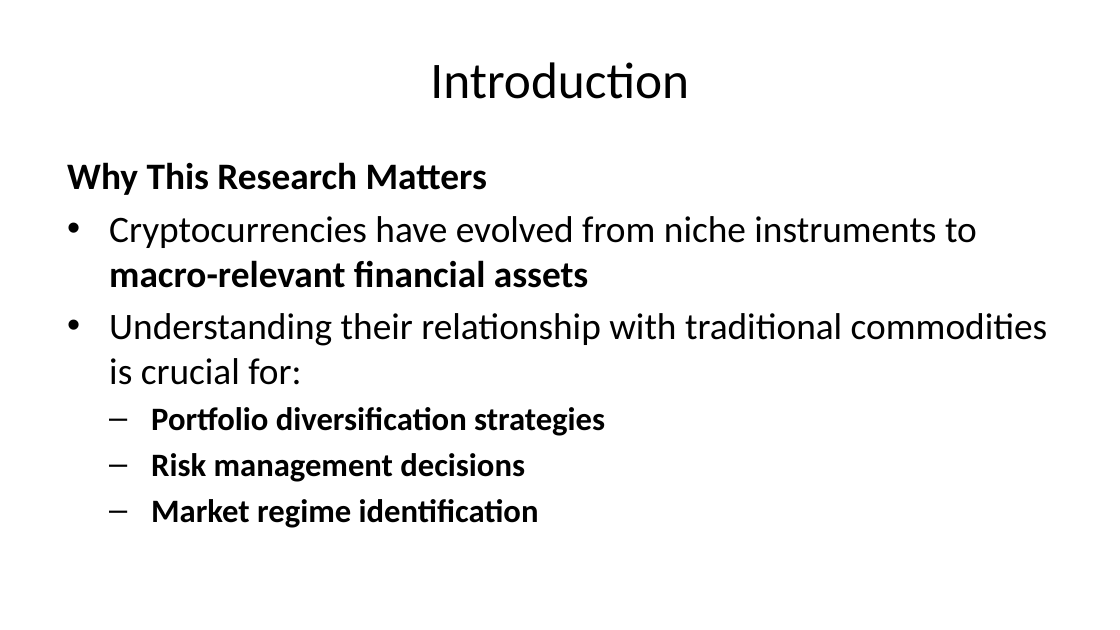
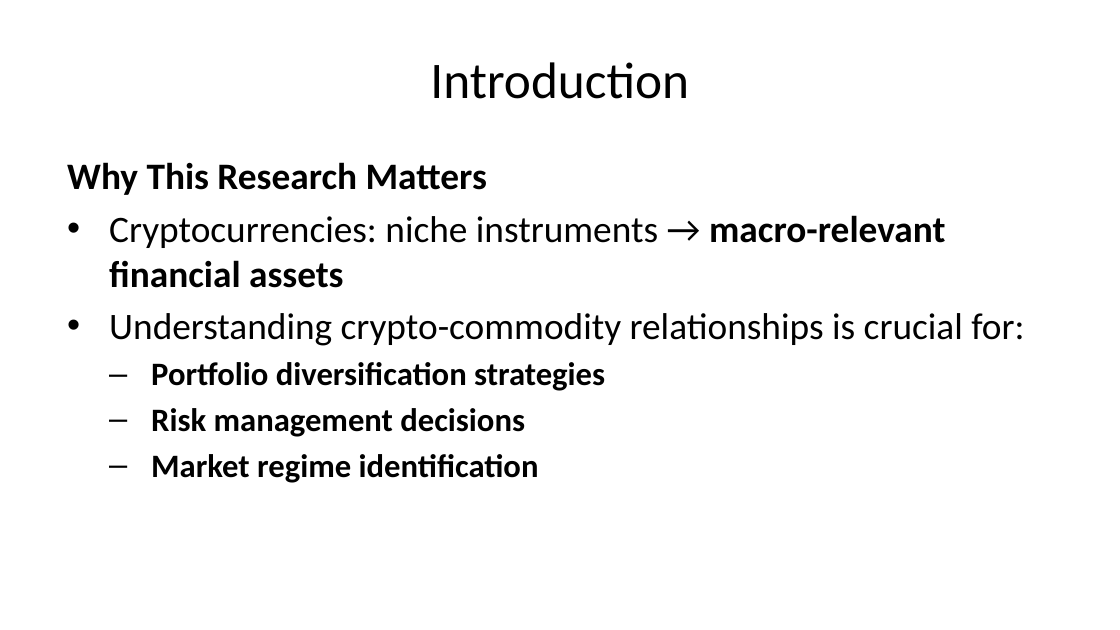
Before and after one commit to SakethKanchi/Cryptocurrency_Commodity_Correlation, a slide deck: slide 3 of presentation.pptx. Drawn at 1120x630 pixels with LibreOffice and Linux fonts; fonts in the diff are those of the drawing. Boxes give left, top, right and bottom in pixels: in the first picture for what was removed or moved away, otherwise in the second. Text is boxed around its words. In the diff, an @@ line names an element or a change of style, - is before the commit and + after.

```diff
--- a/presentation.pptx
+++ b/presentation.pptx
@@ text at <box>109,215,1024,346</box>: text changed @@
-• Cryptocurrencies have evolved from niche instruments to macro-relevant financial assets
-• Understanding their relationship with traditional commodities is crucial for:
+• Cryptocurrencies: niche instruments → macro-relevant financial assets
+• Understanding crypto-commodity relationships is crucial for:
```
Also in this commit, not shown: 25 other slides changed, 13 slides added, 20 other files.
